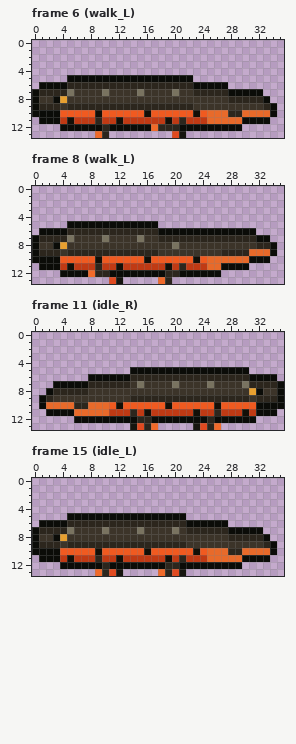
Two versions of one pixel-art file, assets/creatures/freshwater/marsh_swamp/ms_chinese_fire_bellied_newt.aseprite. The first picture shows the starting point.
36x14 pixels, 16 frames. Colours within 5 levels of each other are drawn and written as one. Shown: frame 6 (walk_L), frame 8 (walk_L), frame 11 (idle_R), frame 15 (idle_L). The commit also changed other frames, which this record leaves out.
Now the later version:
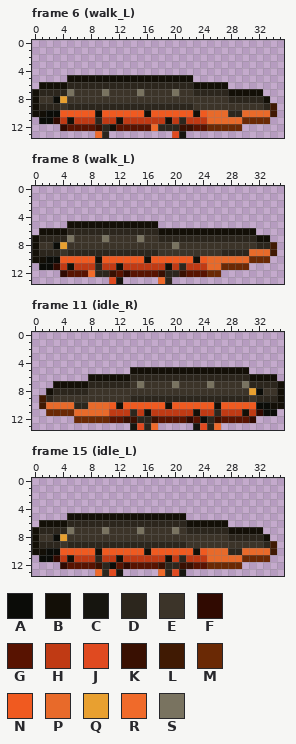
Palette (. is transparent): A #0b0c08  B #130f07  C #16150f  D #2c261d  E #3c3429  F #300a01  G #581301  H #c03a14  J #e04a20  K #391002  L #401a03  M #6a2905  N #f05a20  P #e86a2a  Q #e8a030  R #f06a2a  S #797360
Difference:
Changed rows in their new state; - is an unchanged pixel.
Frame 6 (walk_L):
first column x 0:
 5 -----BBBBBBBBBBBBBBBBBB------------
 6 -BBBB------------------BBBBB-------
 7 B---------------------------BBBBB--
 8 B--------------------------------B-
 9 B---------------------------------L
10 BB--------------------------------L
11 ---F--------------------------MMMM-
12 ----FGGGGK-BGGGGG----KKGGMMMMM-----
Frame 8 (walk_L):
first column x 0:
 5 -----BBBBBBBBBBBBB-----------------
 6 -BBBB-------------BBBBBBBBBBBBBB---
 7 B-------------------------------BB-
 8 B---------------------------------L
 9 B---------------------------------L
10 BB-----------------------------MMM-
11 ---F-----------------------MMMM----
12 ----FGGG---KGFGGGGK--KGGGMM--------
Frame 11 (idle_R):
first column x 1:
 5 -------------BBBBBBBBBBBBBBBBB-----
 6 -------BBBBBB-----------------BBBB-
 7 --BBBBB---------------------------B
 8 -B--------------------------------B
 9 L---------------------------------B
10 L--------------------------------BB
11 -MMMM--------------------------F---
12 -----MMMMMGGKK--KGGGGFG--KGGGGF----
Frame 15 (idle_L):
first column x 0:
 5 -----BBBBBBBBBBBBBBBBB-------------
 6 -BBBB-----------------BBBBBB-------
 7 B---------------------------BBBBB--
 8 B--------------------------------B-
 9 B---------------------------------L
10 BB--------------------------------L
11 ---F--------------------------MMMM-
12 ----FGGGGK--GFGGGGK--KKGGMMMMM-----
Boxes around the changes in both pictures, in picture pixels (x1, y1, x2, y2):
changed: (32, 75, 277, 131)
changed: (32, 221, 277, 277)
changed: (39, 367, 284, 423)
changed: (32, 513, 277, 569)
